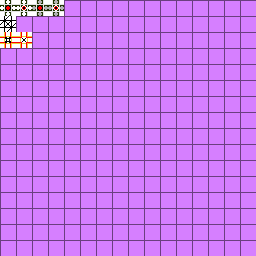
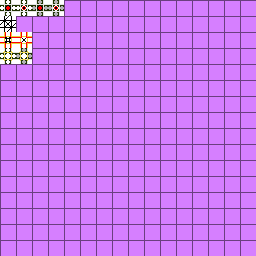
The second 256 × 256 image is a revision of the first. Changes to its layers:
added layer "3*16+1 Golden Iron side" above "3*16+0 Golden Iron" over [16, 48, 32, 64]
added layer "3*16+0 Golden Iron" above "2*16+1 switch powered" over [0, 48, 16, 64]
painted on "Ebene 6" over [0, 48, 32, 64]
